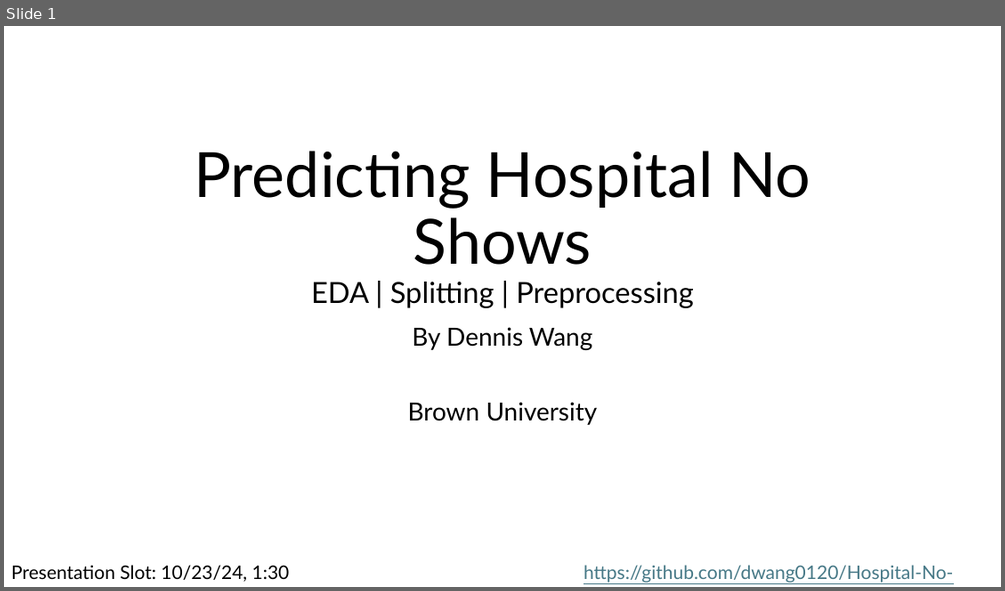
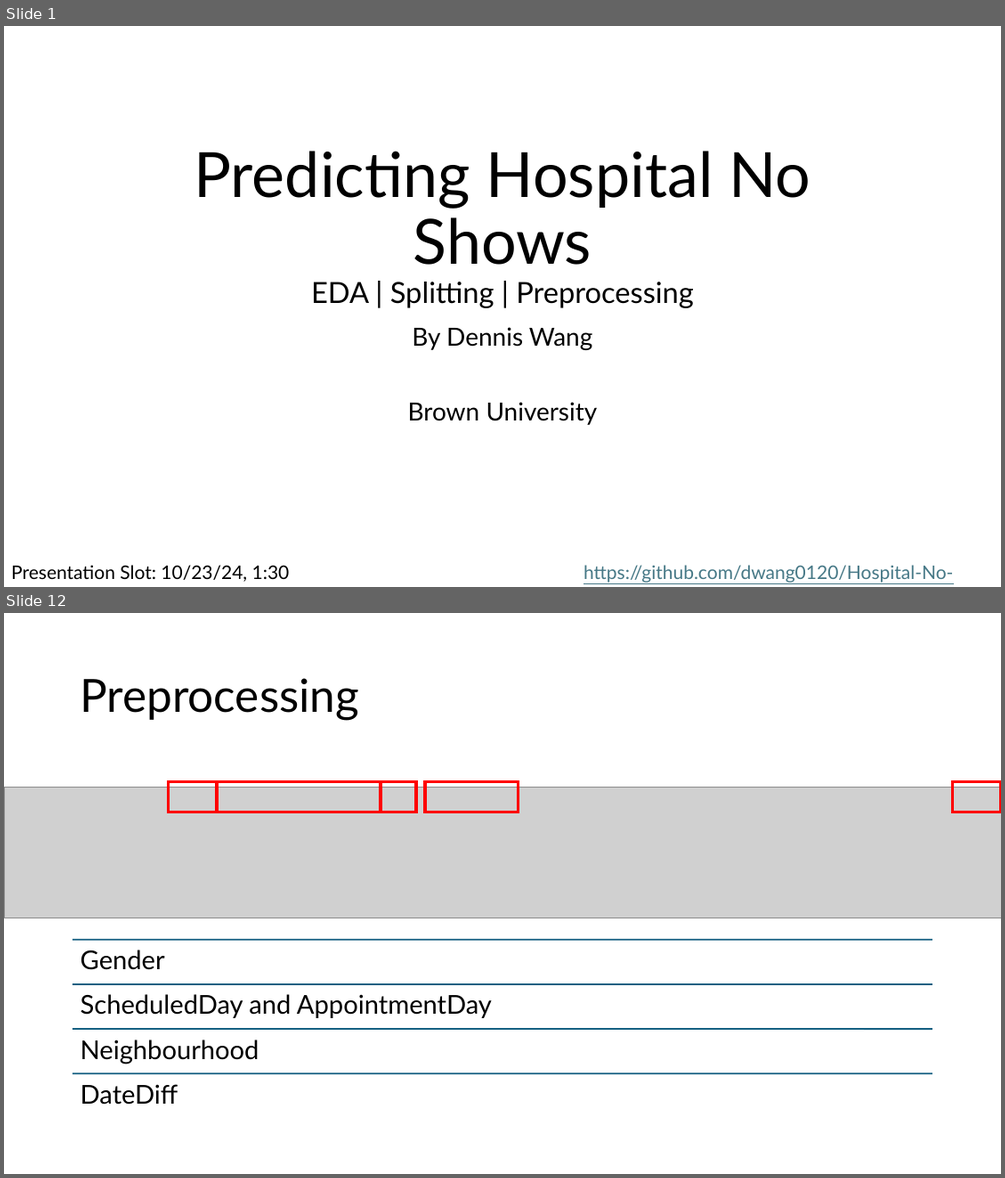
Before and after one commit to dwang0120/Hospital-No-Shows, a slide deck: Hospital No Shows.pptx. Shown one above the other, each under a label of ours: slide 1 before the commit, slides 1 and 12 after it; the slides between them are not shown. The pictures are 1005x591 and 1005x1178 pixels, drawn with LibreOffice and Linux fonts; fonts in the diff are those of the drawing; grey boxes stand for pictures. Boxes give left, top, right and bottom in pixels: in the first picture for what was removed or moved away, otherwise in the second. Text is boxed around its words. In the diff, an @@ line names an element or a change of style, - is before the commit and + after.

Commit message:
finished preprocessing and draft of ppt

```diff
--- a/Hospital No Shows.pptx
+++ b/Hospital No Shows.pptx
@@ slide 12 added at box(4, 613, 1001, 1174), background #FFFFFF @@
@@ title added at box(80, 678, 359, 720), 44 pt, text #000000 @@
+Preprocessing
@@ picture added at box(4, 787, 1001, 918) @@
@@ rectangle added at box(169, 781, 217, 811), outline #FF0000 3 pt @@
@@ rectangle added at box(217, 781, 380, 811), outline #FF0000 3 pt @@
@@ rectangle added at box(380, 781, 416, 811), outline #FF0000 3 pt @@
@@ rectangle added at box(425, 781, 518, 811), outline #FF0000 3 pt @@
@@ rectangle added at box(952, 781, 1001, 811), outline #FF0000 3 pt @@
@@ group added at box(73, 940, 933, 1104): 4 lines, 4 texts @@
+Gender
+ScheduledDay and AppointmentDay
+Neighbourhood
+DateDiff
```
Also in this commit, not shown: 9 slides changed, 8 other slides added, 3 slides removed, 1 other file.
